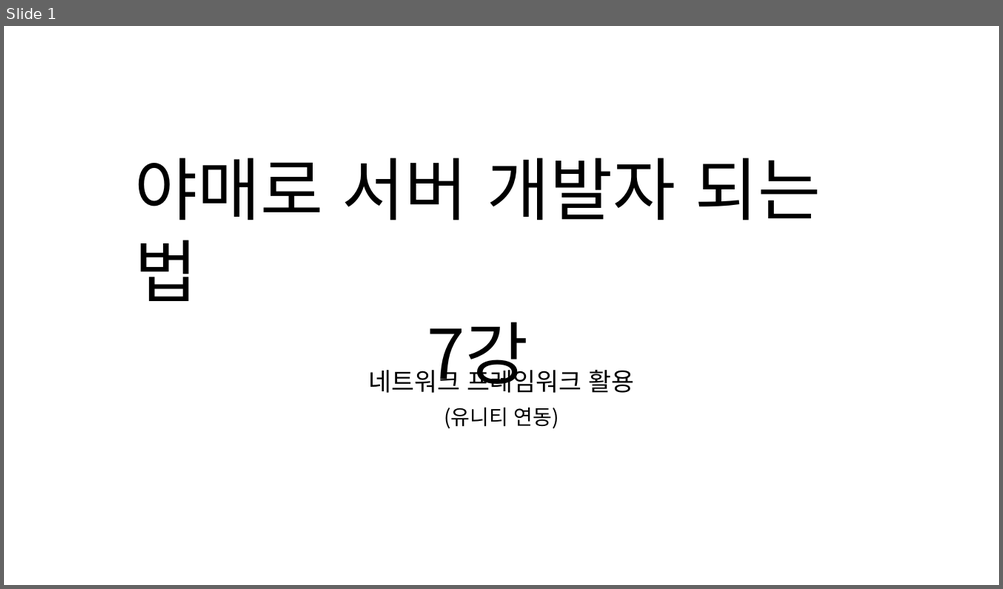
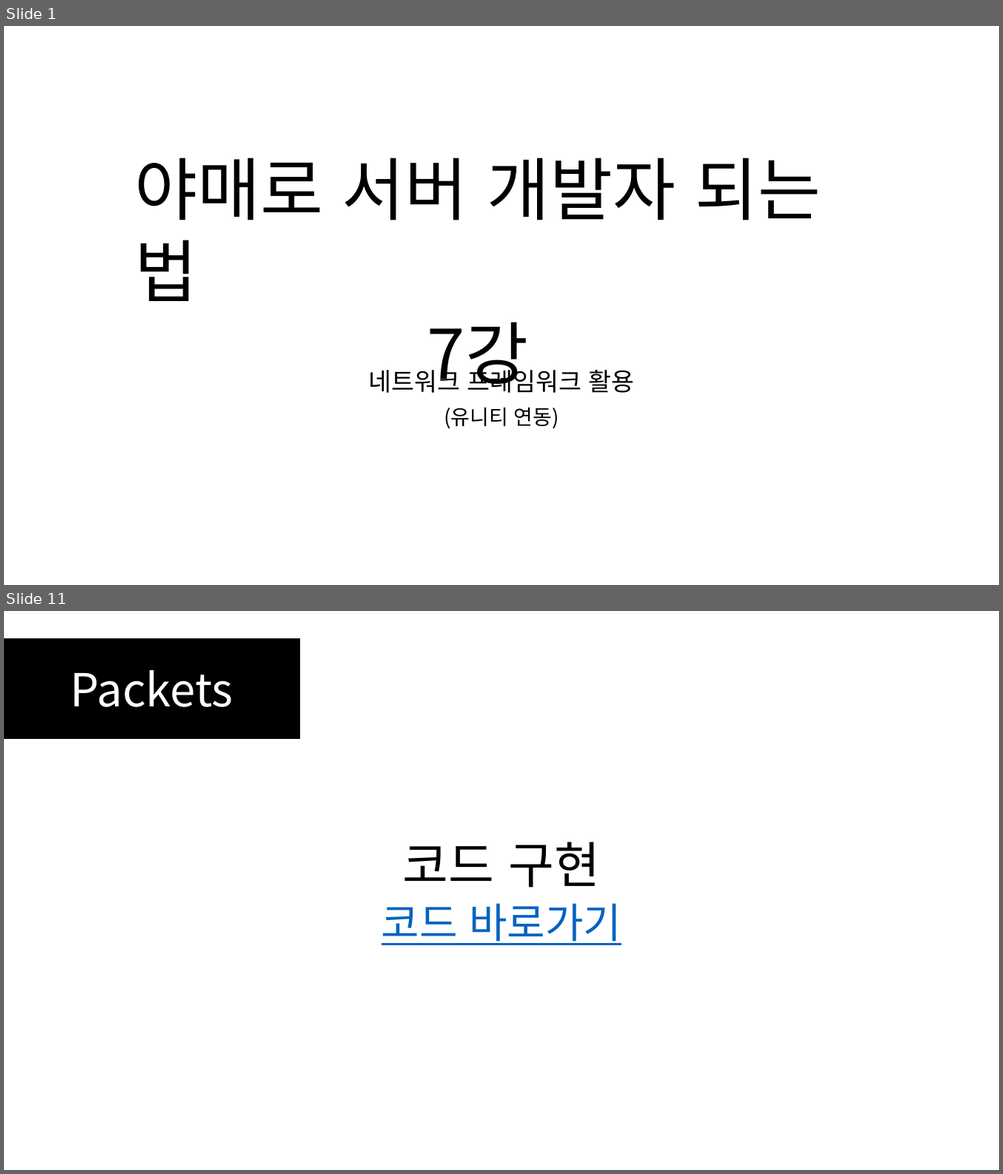
Before and after one commit to SEH00N/SDLU, a slide deck: ServerLecture/PT/7강 네트워크 프레임워크 활용.pptx. Shown one above the other, each under a label of ours: slide 1 before the commit, slides 1 and 11 after it; the slides between them are not shown. The pictures are 1003x589 and 1003x1174 pixels, drawn with LibreOffice and Linux fonts; fonts in the diff are those of the drawing. Boxes give left, top, right and bottom in pixels: in the first picture for what was removed or moved away, otherwise in the second. Text is boxed around its words. In the diff, an @@ line names an element or a change of style, - is before the commit and + after.

```diff
--- a/ServerLecture/PT/7강 네트워크 프레임워크 활용.pptx
+++ b/ServerLecture/PT/7강 네트워크 프레임워크 활용.pptx
@@ slide 11 added at (x1=4, y1=611, x2=999, y2=1170), background #FFFFFF @@
@@ rectangle added at (x1=4, y1=638, x2=299, y2=738), fill #000000, outline #000000 1 pt, 44 pt, text #FFFFFF @@
+Packets
@@ text added at (x1=403, y1=842, x2=600, y2=888), 48 pt, text #000000 @@
+코드 구현
@@ text added at (x1=381, y1=903, x2=621, y2=945), 40 pt, text #0563C1, underline @@
+코드 바로가기
```
Also in this commit, not shown: 20 other slides added, 4 slides removed, 2 other files.
